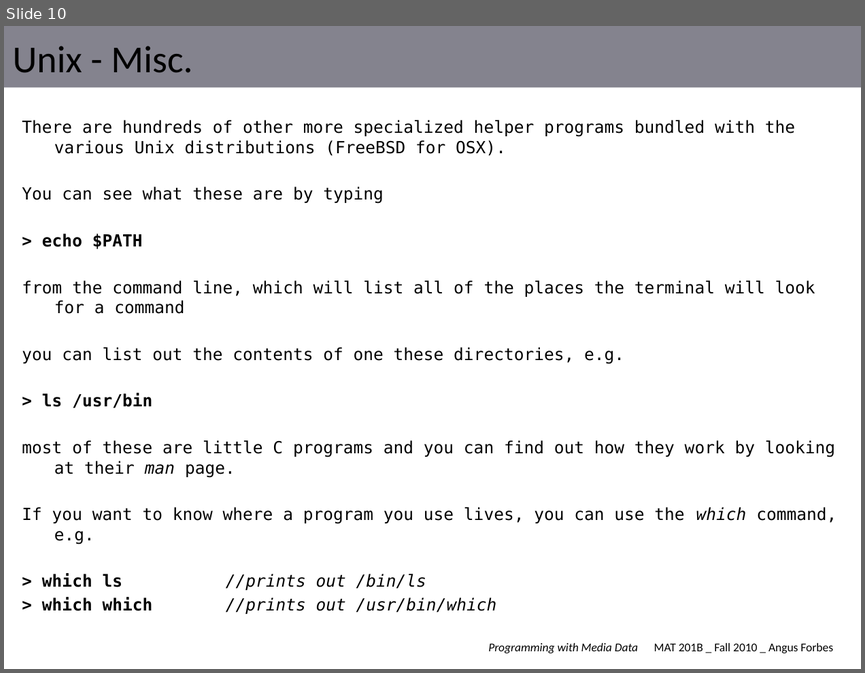
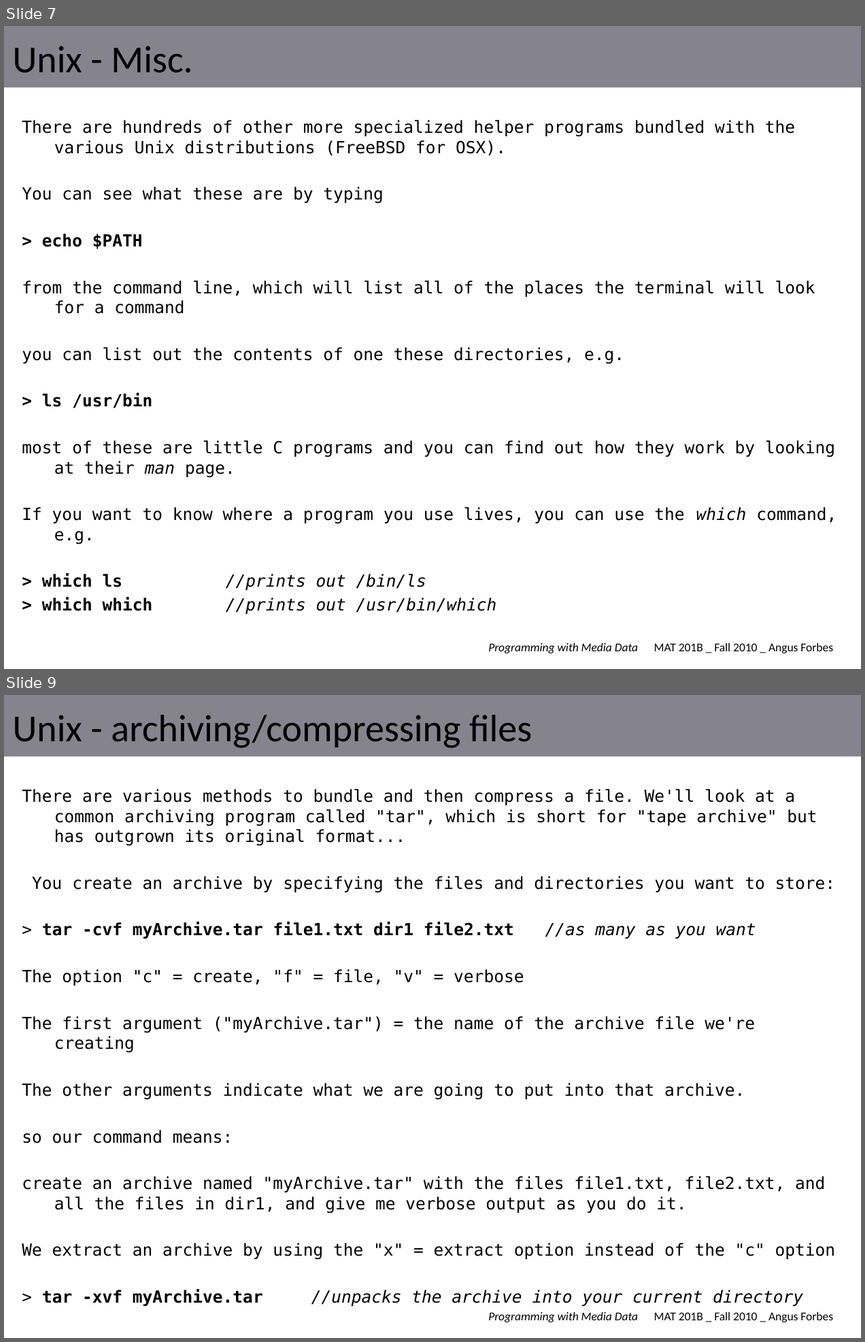
Before and after one commit to angusforbes/mat201b, a slide deck: slides/week1_tues.pptx. Shown one above the other, each under a label of ours: slide 10 before the commit, slides 7 and 9 after it; the slides between them are not shown. The pictures are 865x673 and 865x1342 pixels, drawn with LibreOffice and Linux fonts; fonts in the diff are those of the drawing. Boxes give left, top, right and bottom in pixels: in the first picture for what was removed or moved away, otherwise in the second. Text is boxed around its words. In the diff, an @@ line names an element or a change of style, - is before the commit and + after.

```diff
--- a/slides/week1_tues.pptx
+++ b/slides/week1_tues.pptx
@@ slide 9 added at (4,695,861,1338), background #FFFFFF; not listed: 2 template elements that a slide beside it also shows @@
@@ title added at (13,715,532,748), 32 pt, text #000000 @@
+Unix - archiving/compressing files
@@ text added at (22,789,836,1306), 14 pt, text #000000 @@
+There are various methods to bundle and then compress a file. We'll look at a common archiving program called "tar", which is short for "tape archive" but has outgrown its original format...
+You create an archive by specifying the files and directories you want to store:
+> tar -cvf myArchive.tar file1.txt dir1 file2.txt //as many as you want
+The option "c" = create, "f" = file, "v" = verbose
+The first argument ("myArchive.tar") = the name of the archive file we're creating
+The other arguments indicate what we are going to put into that archive.
+so our command means:
+create an archive named "myArchive.tar" with the files file1.txt, file2.txt, and all the files in dir1, and give me verbose output as you do it.
+We extract an archive by using the "x" = extract option instead of the "c" option
+> tar -xvf myArchive.tar //unpacks the archive into your current directory
@@ what was slide 10 is now slide 7 @@
```
Also in this commit, not shown: 2 slides changed, 3 other slides added, 12 slides removed, 5 other files.
